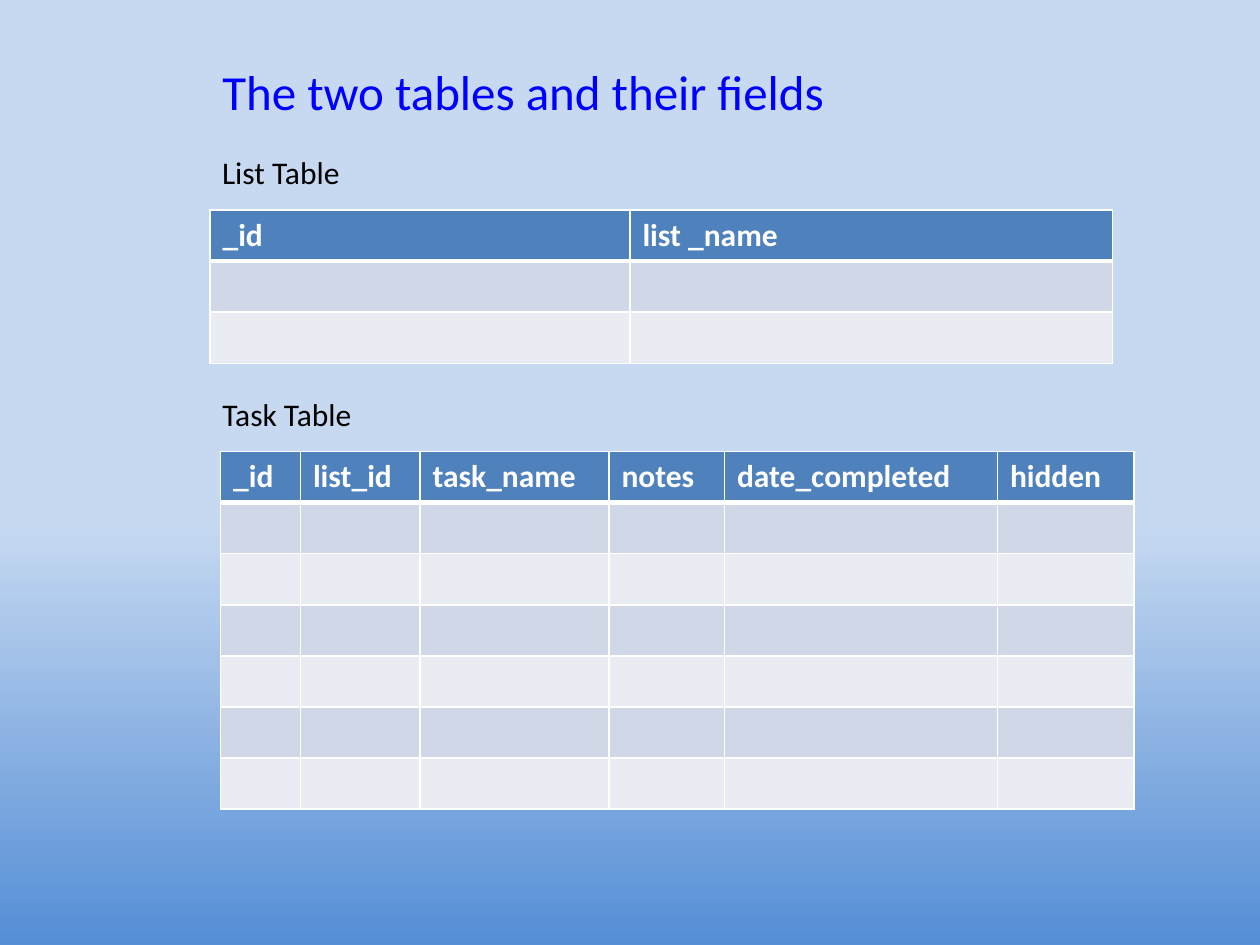
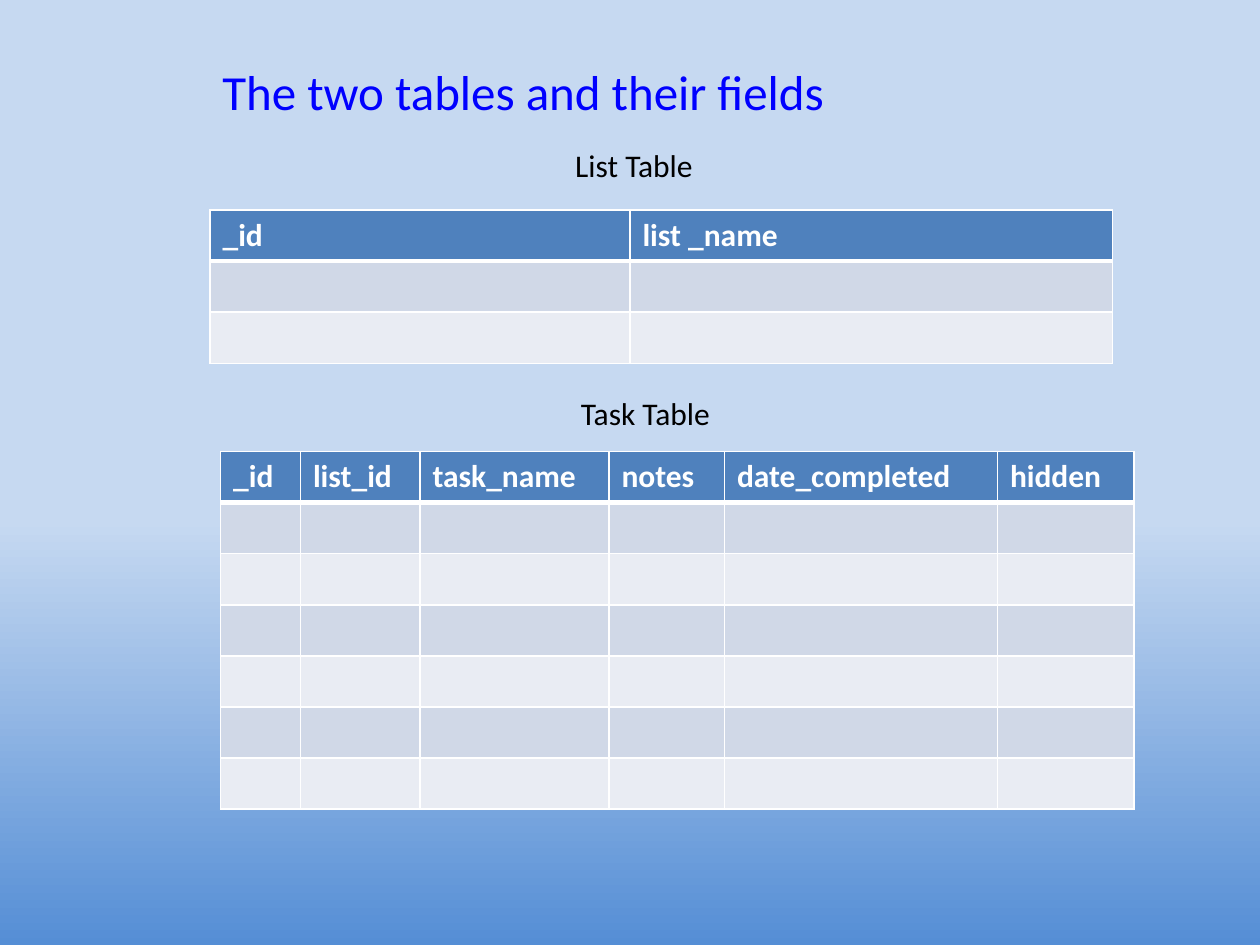
Before and after one commit to UO-CIS/CIS399Android-CourseMaterials, a slide deck: slide 8 of Notes and Slides/CIS399Wk3Day3-SQLIteDatabases.pptx. Drawn at 1260x945 pixels with LibreOffice and Linux fonts; fonts in the diff are those of the drawing. Boxes give left, top, right and bottom in pixels: in the first picture for what was removed or moved away, otherwise in the second. Text is boxed around its words. In the diff, an @@ line names an element or a change of style, - is before the commit and + after.

```diff
--- a/Notes and Slides/CIS399Wk3Day3-SQLIteDatabases.pptx
+++ b/Notes and Slides/CIS399Wk3Day3-SQLIteDatabases.pptx
@@ text "List Table" at [575,155,692,178]: alignment left to centre @@
@@ text "List Table": place and size @@
-text "List Table" at [222,162,339,185]
+text "List Table" at [575,155,692,178]
@@ text "Task Table": place and size @@
-text "Task Table" at [222,404,351,427]
+text "Task Table" at [581,403,709,426]
@@ text "Task Table" at [581,403,709,426]: alignment left to centre @@
```
Also in this commit, not shown: 6 other slides changed, 2 other files.
